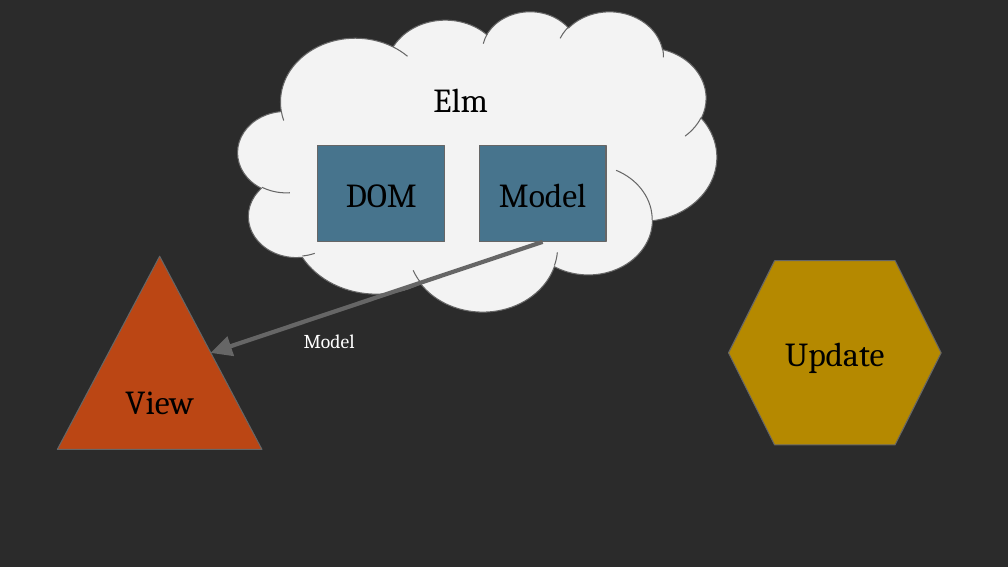
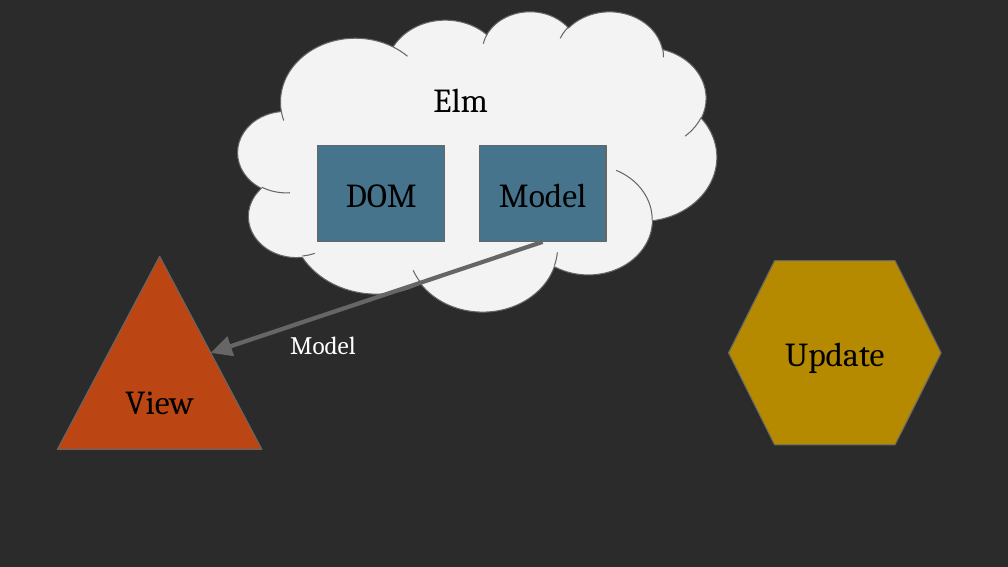
Before and after one commit to scameronde/elm-et2017, a slide deck: slide 27 of Elm.pptx (slide 26 before the commit). Drawn at 1008x567 pixels with LibreOffice and Linux fonts; fonts in the diff are those of the drawing; background and template pictures are left out; a plain dark background stands for a picture behind light text. Boxes give left, top, right and bottom in pixels: in the first picture for what was removed or moved away, otherwise in the second. Text is boxed around its words. In the diff, an @@ line names an element or a change of style, - is before the commit and + after.

```diff
--- a/Elm.pptx
+++ b/Elm.pptx
@@ text "Model": place and size @@
-text "Model" at box(304, 334, 355, 348)
+text "Model" at box(290, 336, 355, 354)
@@ text "Model" at box(290, 336, 355, 354): size 14 to 18 pt @@
```
Also in this commit, not shown: 28 other slides changed, 4 slides added, 5 slides removed.
